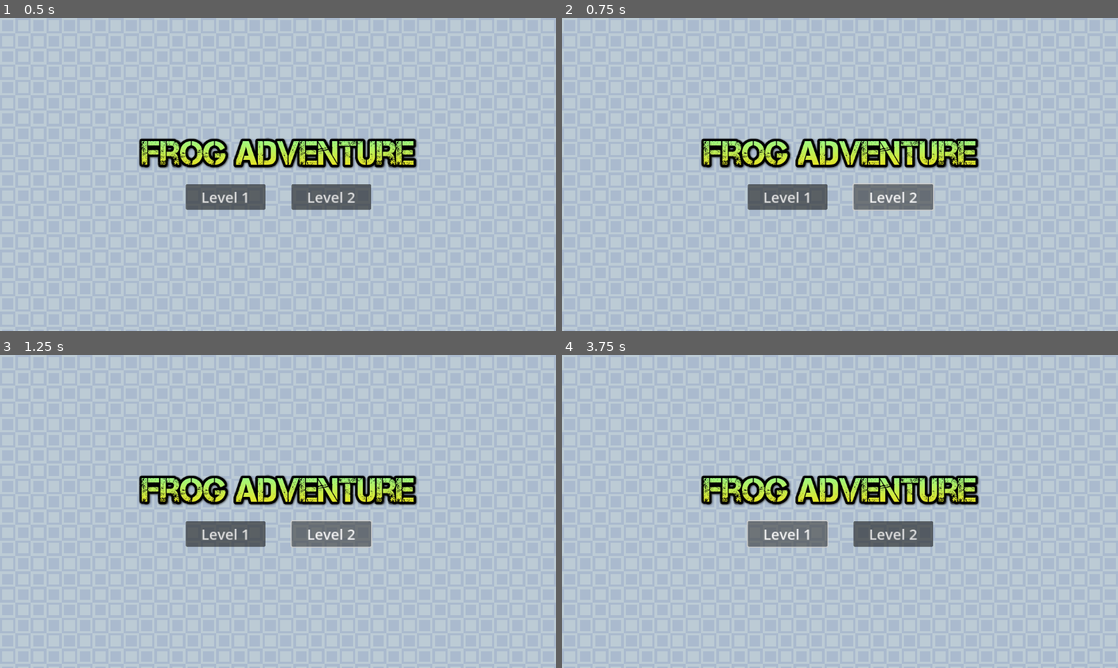
Above: before the commit, frames 1-4 (two rows, left to right).
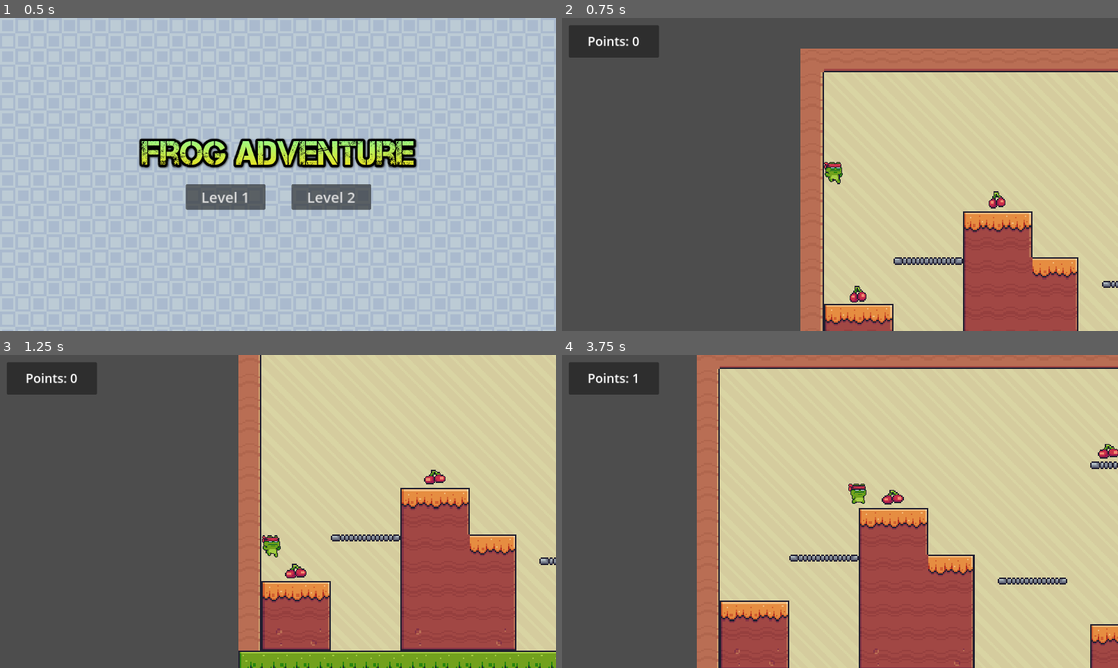
Above: after the commit, the same moments.

Repository: aatansen/2D-Game-Using-Godot-4-Game-Engine
Game: Godot game, scene res://scenes/main_menu.tscn
Two runs of this game, one before a commit and one after it. Both use one fixed random seed, a clock stepped at 60 frames per second and the inputs below.
Inputs (mouse positions are in pixels of both pictures, inside the frame that each line leads up to):
- Up to frame 1 (0.5 s): no input
- Up to frame 2 (0.75 s): click "Level 2" at 0.5 s
- Up to frame 3 (1.25 s): no input
- Up to frame 4 (3.75 s): click (789, 533) at 1.25 s, where only the run before the commit has a clickable "Level 1"; click (789, 533) at 2 s, where only the run before the commit has a clickable "Level 1"; hold D (right) from 2.78 s (still down); tap Space (jump) at 3.02 s

Frame 1 is identical in both runs. In frame 2, 99% of the frame differs, in the area x 0-100%, y 0-100%; in frame 3, 99%; in frame 4, 100%.

Commit message:
Scene transition added

Diff:
--- /dev/null
+++ b/scenes/finish.gd
@@ -0,0 +1,11 @@
+extends Area2D
+
+@export var target_level: PackedScene
+
+
+func _on_body_entered(body: Node2D) -> void:
+	if body.name == "CharacterBody2D":
+		call_deferred("_change_scene")
+
+func _change_scene() -> void:
+	get_tree().change_scene_to_packed(target_level)
--- a/scenes/finish.tscn
+++ b/scenes/finish.tscn
@@ -1,11 +1,13 @@
-[gd_scene load_steps=3 format=3 uid="uid://dyx7uld14q1yo"]
+[gd_scene load_steps=4 format=3 uid="uid://dyx7uld14q1yo"]
 
 [ext_resource type="Texture2D" uid="uid://dpmb0phitcp15" path="res://End (Idle).png" id="1_c84rs"]
+[ext_resource type="Script" path="res://scenes/finish.gd" id="1_if4h7"]
 
 [sub_resource type="RectangleShape2D" id="RectangleShape2D_4erb2"]
 size = Vector2(44, 44)
 
 [node name="Finish" type="Area2D"]
+script = ExtResource("1_if4h7")
 
 [node name="Sprite2D" type="Sprite2D" parent="."]
 texture = ExtResource("1_c84rs")
@@ -13,3 +15,5 @@
 [node name="CollisionShape2D" type="CollisionShape2D" parent="."]
 position = Vector2(0, 10)
 shape = SubResource("RectangleShape2D_4erb2")
+
+[connection signal="body_entered" from="." to="." method="_on_body_entered"]
--- a/scenes/level1.tscn
+++ b/scenes/level1.tscn
@@ -6,6 +6,7 @@
 [ext_resource type="PackedScene" uid="uid://2sb5yocutbej" path="res://scenes/collectable.tscn" id="4_3cxw6"]
 [ext_resource type="Script" path="res://game_manager.gd" id="5_fdjay"]
 [ext_resource type="PackedScene" uid="uid://dyx7uld14q1yo" path="res://scenes/finish.tscn" id="6_ex8h6"]
+[ext_resource type="PackedScene" uid="uid://cj823otj6f340" path="res://scenes/level2.tscn" id="7_chr33"]
 
 [sub_resource type="TileSetAtlasSource" id="TileSetAtlasSource_yik4t"]
 texture = ExtResource("2_4lyny")
@@ -260,6 +261,7 @@
 
 [node name="Finish" parent="Scene Objects" instance=ExtResource("6_ex8h6")]
 position = Vector2(2329, 112)
+target_level = ExtResource("7_chr33")
 
 [node name="UI" type="CanvasLayer" parent="."]
 
--- a/scenes/level2.tscn
+++ b/scenes/level2.tscn
@@ -6,6 +6,7 @@
 [ext_resource type="PackedScene" uid="uid://cyj6xh3uonqyg" path="res://scenes/main_character.tscn" id="4_xsuhn"]
 [ext_resource type="PackedScene" uid="uid://2sb5yocutbej" path="res://scenes/collectable.tscn" id="5_kimx6"]
 [ext_resource type="PackedScene" uid="uid://dyx7uld14q1yo" path="res://scenes/finish.tscn" id="6_7tdav"]
+[ext_resource type="PackedScene" uid="uid://ux11bc04xnl5" path="res://scenes/main_menu.tscn" id="7_p4vv7"]
 
 [sub_resource type="TileSetAtlasSource" id="TileSetAtlasSource_yik4t"]
 texture = ExtResource("3_f4ach")
@@ -258,6 +259,7 @@
 
 [node name="Finish" parent="Scene Objects" instance=ExtResource("6_7tdav")]
 position = Vector2(2329, 112)
+target_level = ExtResource("7_p4vv7")
 
 [node name="UI" type="CanvasLayer" parent="."]
 
--- a/scenes/main_menu.gd
+++ b/scenes/main_menu.gd
@@ -1,11 +1,8 @@
 extends Node
 
-
-# Called when the node enters the scene tree for the first time.
-func _ready() -> void:
-	pass # Replace with function body.
+func _on_btn_level_1_pressed() -> void:
+	get_tree().change_scene_to_file("res://scenes/level1.tscn")
 
 
-# Called every frame. 'delta' is the elapsed time since the previous frame.
-func _process(delta: float) -> void:
-	pass
+func _on_btn_level_2_pressed() -> void:
+	get_tree().change_scene_to_file("res://scenes/level2.tscn")
--- a/scenes/main_menu.tscn
+++ b/scenes/main_menu.tscn
@@ -1,9 +1,11 @@
-[gd_scene load_steps=3 format=3 uid="uid://ux11bc04xnl5"]
+[gd_scene load_steps=4 format=3 uid="uid://ux11bc04xnl5"]
 
 [ext_resource type="Texture2D" uid="uid://3oj3u75xxix7" path="res://Blue.png" id="1_88lpb"]
+[ext_resource type="Script" path="res://scenes/main_menu.gd" id="1_t5j2n"]
 [ext_resource type="Texture2D" uid="uid://ds2lk5g3ht1jv" path="res://Frog Adventure.png" id="2_vfyci"]
 
 [node name="MainMenu" type="Node"]
+script = ExtResource("1_t5j2n")
 
 [node name="TextureRect2" type="TextureRect" parent="."]
 texture_filter = 1
@@ -58,3 +60,6 @@
 grow_vertical = 2
 theme_override_font_sizes/font_size = 30
 text = "Level 2"
+
+[connection signal="pressed" from="btn_level1" to="." method="_on_btn_level_1_pressed"]
+[connection signal="pressed" from="btn_level2" to="." method="_on_btn_level_2_pressed"]
Not shown: 1 places in scenes/level1.tscn that only renumber resources
Not shown: 1 places in scenes/level2.tscn that only renumber resources
Not shown, changed: README.md
